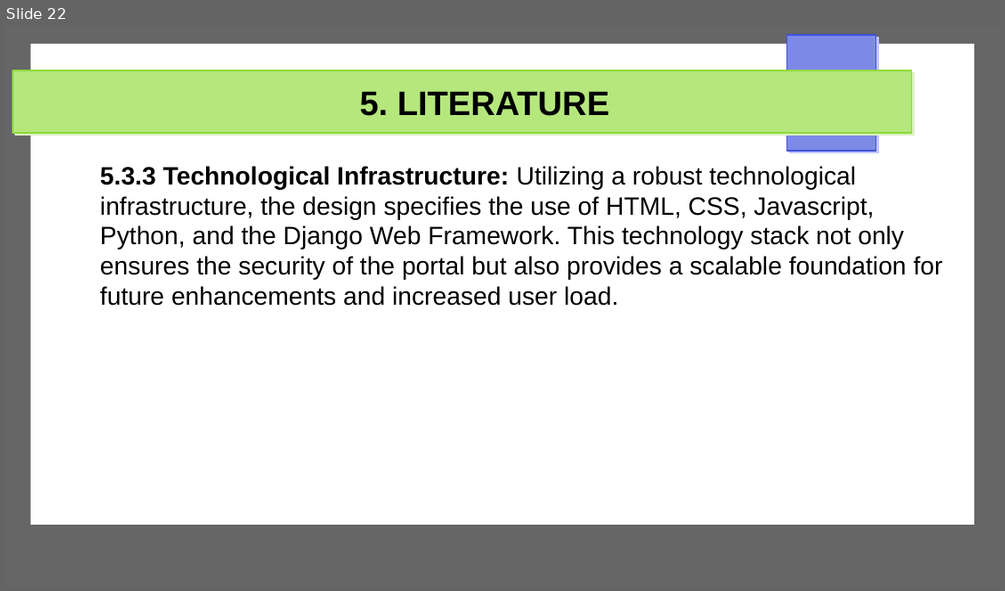
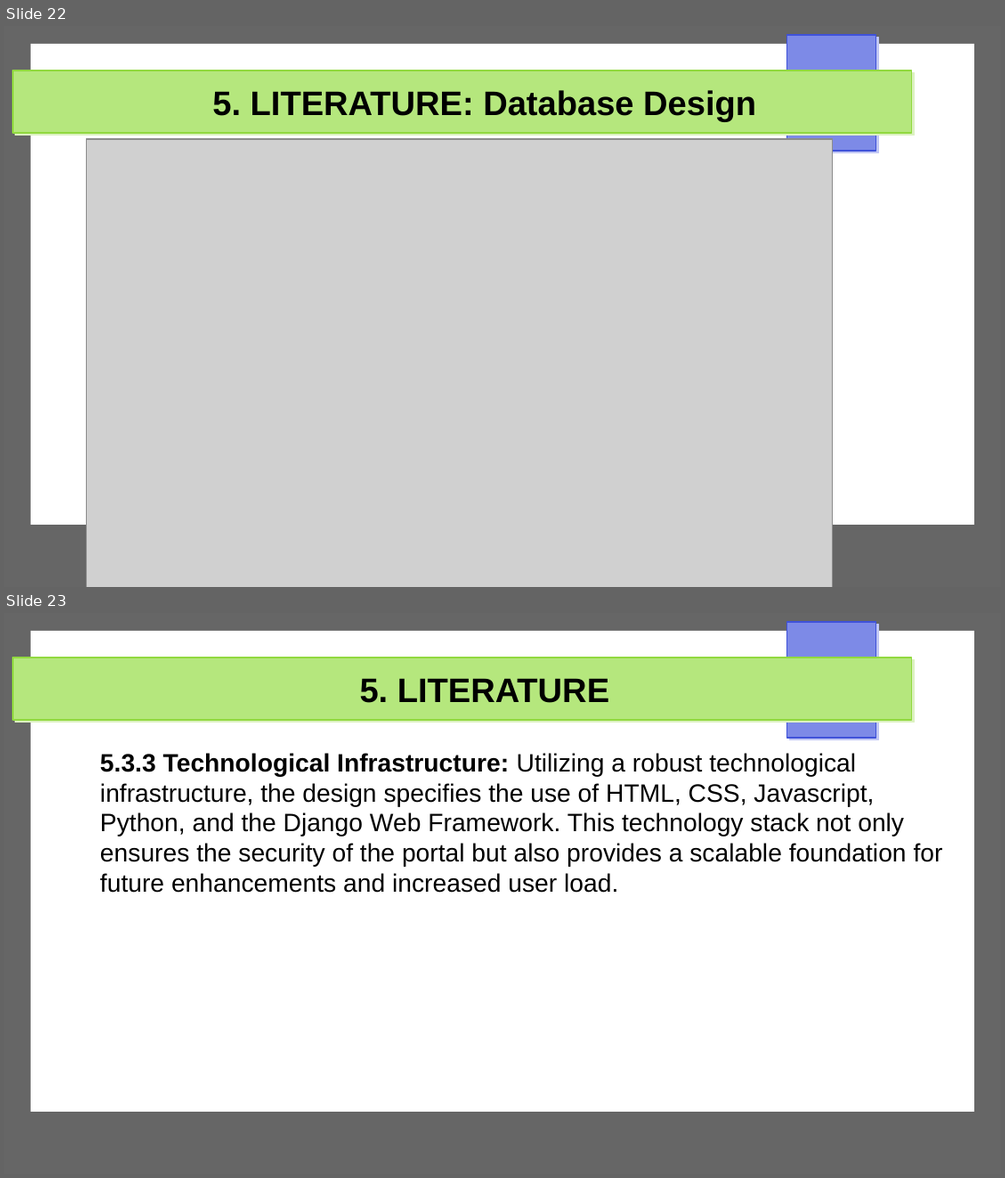
Before and after one commit to Michael-Otieno-Kasuku/Mashinani, a slide deck: docs/proposal/mashinani.odp. Shown one above the other, each under a label of ours: slide 22 before the commit, slides 22 and 23 after it. The pictures are 1005x591 and 1005x1178 pixels, drawn with LibreOffice and Linux fonts; fonts in the diff are those of the drawing; grey boxes stand for pictures. Boxes give left, top, right and bottom in pixels: in the first picture for what was removed or moved away, otherwise in the second. Text is boxed around its words. In the diff, an @@ line names an element or a change of style, - is before the commit and + after.

```diff
--- a/docs/proposal/mashinani.odp
+++ b/docs/proposal/mashinani.odp
@@ slide 22 added at bbox=[4, 26, 1001, 587], background #FFFFFF; not listed: 4 template elements that a slide beside it also shows @@
@@ title added at bbox=[212, 90, 756, 122], 27 pt, text #000000, bold @@
+5. LITERATURE: Database Design
@@ picture added at bbox=[86, 139, 833, 587] @@
@@ what was slide 22 is now slide 23 @@
```
Also in this commit, not shown: 2 slides changed, 1 other slide added, 1 slide removed, 3 other files.
